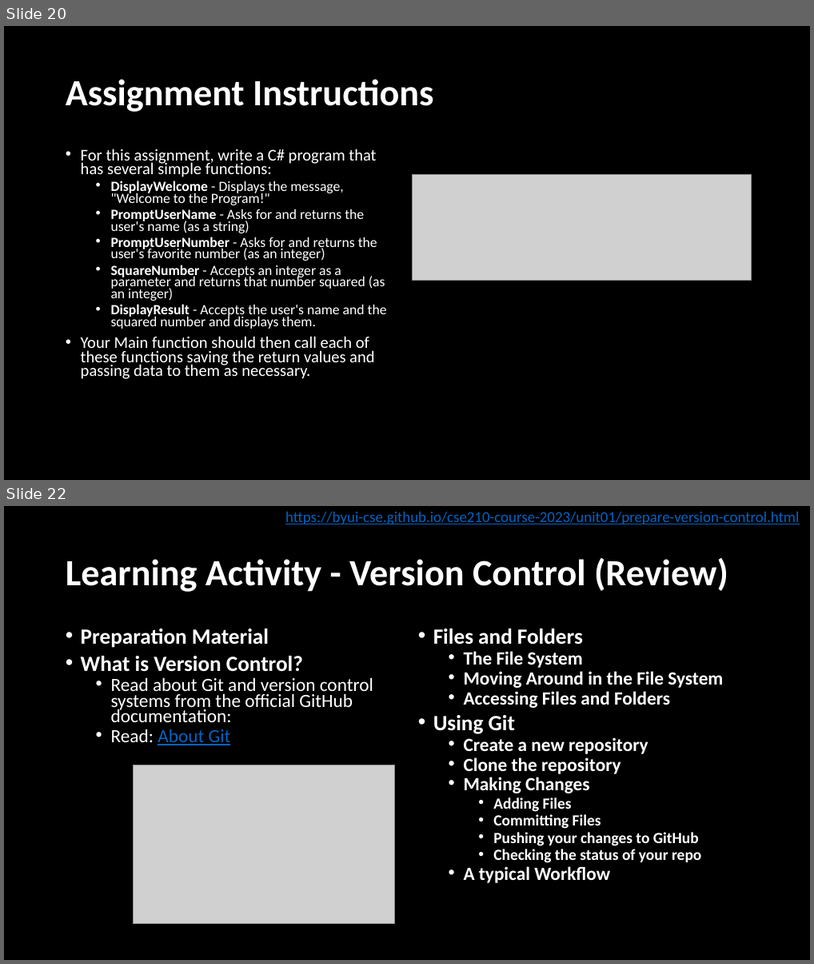
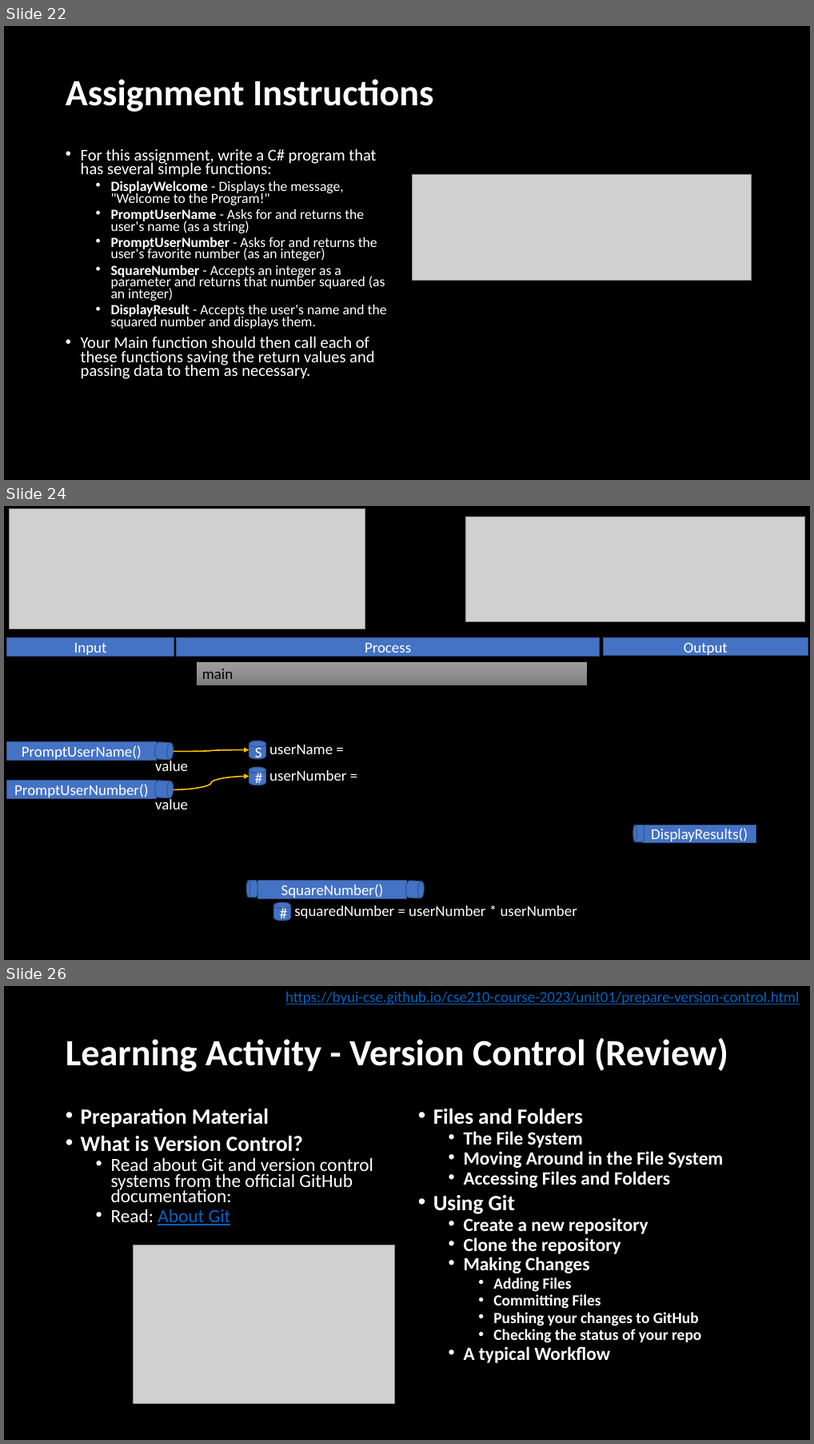
Before and after one commit to BroClements/CSE210ProgwClasses, a slide deck: CSE210Wk02Develop3-5.pptx. Shown one above the other, each under a label of ours: slides 20 and 22 before the commit, slides 22, 24 and 26 after it; the slides between them are not shown. The pictures are 814x964 and 814x1444 pixels, drawn with LibreOffice and Linux fonts; fonts in the diff are those of the drawing; grey boxes stand for pictures. Boxes give left, top, right and bottom in pixels: in the first picture for what was removed or moved away, otherwise in the second. Text is boxed around its words. In the diff, an @@ line names an element or a change of style, - is before the commit and + after.

```diff
--- a/CSE210Wk02Develop3-5.pptx
+++ b/CSE210Wk02Develop3-5.pptx
@@ slide 24 added at (x1=4, y1=506, x2=810, y2=960), background #000000 @@
@@ picture added at (x1=10, y1=509, x2=365, y2=629) @@
@@ picture added at (x1=466, y1=516, x2=805, y2=621) @@
@@ rectangle added at (x1=7, y1=638, x2=174, y2=656), fill #4472C4, outline #325491 1 pt, 18 pt, text #FFFFFF @@
+Input
@@ rectangle added at (x1=177, y1=638, x2=600, y2=656), fill #4472C4, outline #325491 1 pt, 18 pt, text #FFFFFF @@
+Process
@@ rectangle added at (x1=603, y1=637, x2=809, y2=656), fill #4472C4, outline #325491 1 pt, 18 pt, text #FFFFFF @@
+Output
@@ rectangle added at (x1=196, y1=661, x2=588, y2=686), fill gradient #9D9D9D to #909090 to #7C7C7C, outline #000000 0.5 pt, 18 pt, text #000000 @@
+main
@@ rectangle added at (x1=7, y1=742, x2=157, y2=760), fill #4472C4, outline #325491 1 pt, 18 pt, text #FFFFFF @@
+PromptUserName()
@@ cylinder added at (x1=154, y1=742, x2=174, y2=760), fill #4472C4, outline #325491 1 pt @@
@@ cylinder added at (x1=249, y1=740, x2=266, y2=759), fill #4472C4, outline #325491 1 pt, 18 pt, text #FFFFFF @@
+S
@@ text added at (x1=270, y1=744, x2=333, y2=754), 18 pt, text #FFFFFF @@
+userName =
@@ text added at (x1=155, y1=758, x2=188, y2=771), 18 pt, text #FFFFFF @@
+value
@@ curved arrow added from (174, 751) to (249, 750), #FFC000 1.5 pt @@
@@ cylinder added at (x1=249, y1=767, x2=266, y2=785), fill #4472C4, outline #325491 1 pt, 18 pt, text #FFFFFF @@
+#
@@ rectangle added at (x1=7, y1=780, x2=157, y2=798), fill #4472C4, outline #325491 1 pt, 18 pt, text #FFFFFF @@
+PromptUserNumber()
@@ cylinder added at (x1=154, y1=780, x2=174, y2=798), fill #4472C4, outline #325491 1 pt @@
@@ curved arrow added from (174, 790) to (249, 776), #FFC000 1.5 pt @@
@@ text added at (x1=270, y1=770, x2=346, y2=780), 18 pt, text #FFFFFF @@
+userNumber =
@@ text added at (x1=155, y1=796, x2=188, y2=809), 18 pt, text #FFFFFF @@
+value
@@ cylinder added at (x1=634, y1=825, x2=645, y2=842), fill #4472C4, outline #325491 1 pt @@
@@ rectangle added at (x1=643, y1=825, x2=757, y2=842), fill #4472C4, outline #325491 1 pt, 18 pt, text #FFFFFF @@
+DisplayResults()
@@ cylinder added at (x1=247, y1=880, x2=258, y2=896), fill #4472C4, outline #325491 1 pt @@
@@ rectangle added at (x1=258, y1=880, x2=407, y2=898), fill #4472C4, outline #325491 1 pt, 18 pt, text #FFFFFF @@
+SquareNumber()
@@ cylinder added at (x1=406, y1=880, x2=425, y2=898), fill #4472C4, outline #325491 1 pt @@
@@ cylinder added at (x1=274, y1=902, x2=290, y2=920), fill #4472C4, outline #325491 1 pt, 18 pt, text #FFFFFF @@
+#
@@ text added at (x1=294, y1=905, x2=578, y2=918), 18 pt, text #FFFFFF @@
+squaredNumber = userNumber * userNumber
@@ what was slide 20 is now slide 22 @@
@@ what was slide 22 is now slide 26 @@
```
Also in this commit, not shown: 2 slides changed, 4 other slides added.
